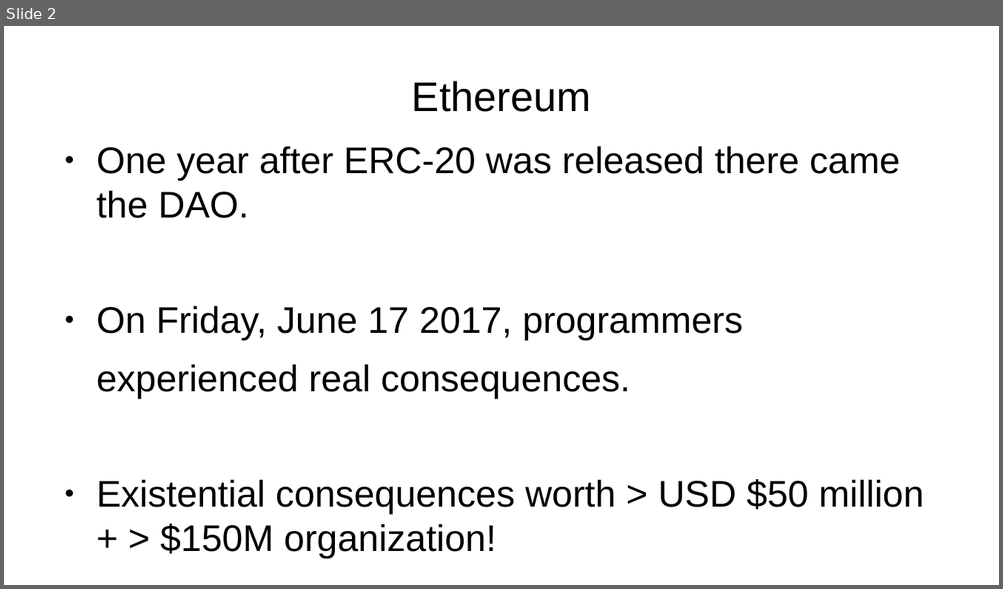
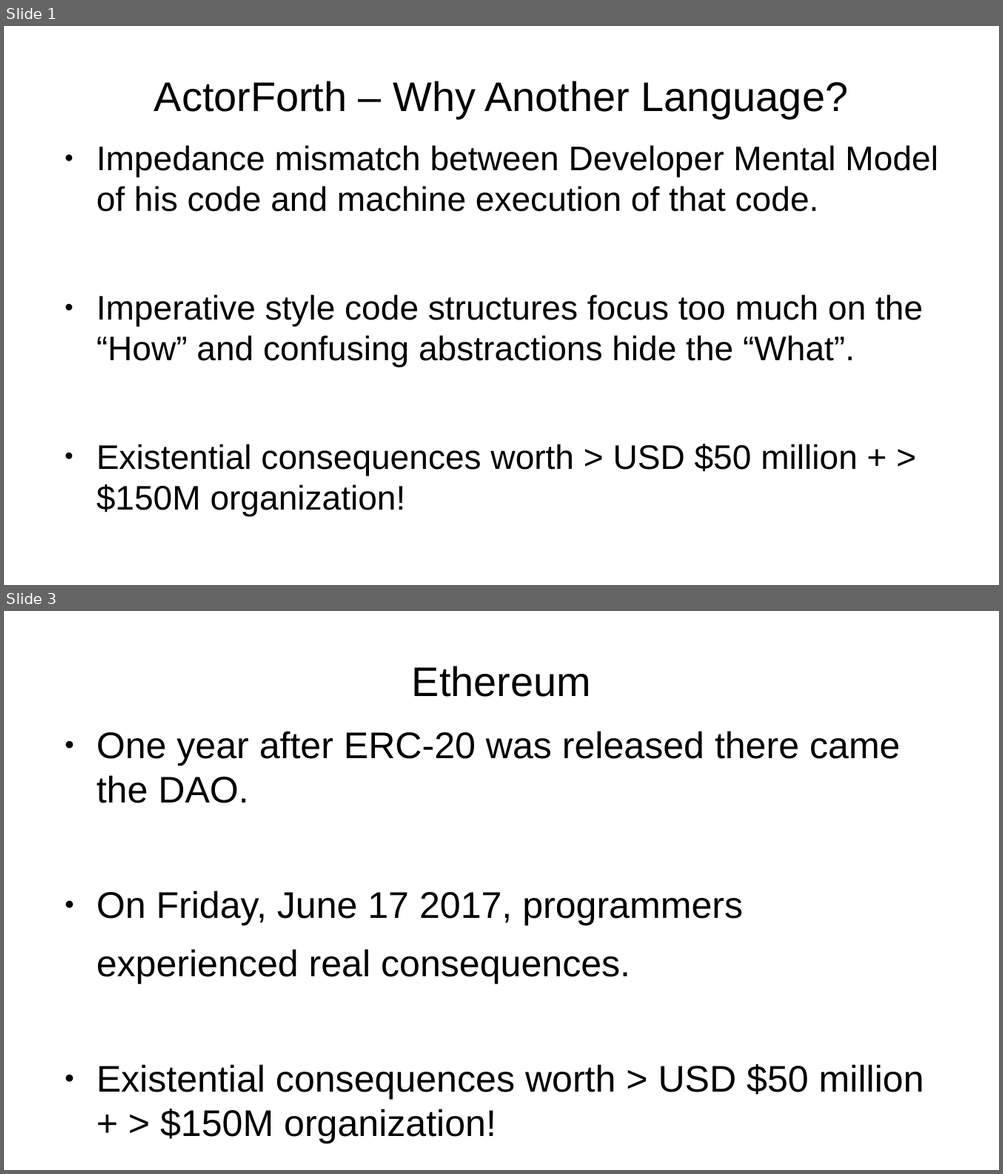
Before and after one commit to ActorForth/ActorForth, a slide deck: docs/WhyActorForth.odp. Shown one above the other, each under a label of ours: slide 2 before the commit, slides 1 and 3 after it; the slides between them are not shown. The pictures are 1003x589 and 1003x1174 pixels, drawn with LibreOffice and Linux fonts; fonts in the diff are those of the drawing. Boxes give left, top, right and bottom in pixels: in the first picture for what was removed or moved away, otherwise in the second. Text is boxed around its words. In the diff, an @@ line names an element or a change of style, - is before the commit and + after.

Commit message:
Updated WhyActorForth.odp presentation.

```diff
--- a/docs/WhyActorForth.odp
+++ b/docs/WhyActorForth.odp
@@ slide 1 added at [4,26,999,585], background #FFFFFF @@
@@ title added at [154,81,848,118], 33 pt, text #000000 @@
+ActorForth – Why Another Language?
@@ text added at [96,145,938,476], 27.2 pt, text #000000 @@
+● Impedance mismatch between Developer Mental Model of his code and machine execution of that code.
+● Imperative style code structures focus too much on the “How” and confusing abstractions hide the “What”.
+● Existential consequences worth > USD $50 million + > $150M organization!
@@ what was slide 2 is now slide 3 @@
```
Also in this commit, not shown: 8 slides changed.
